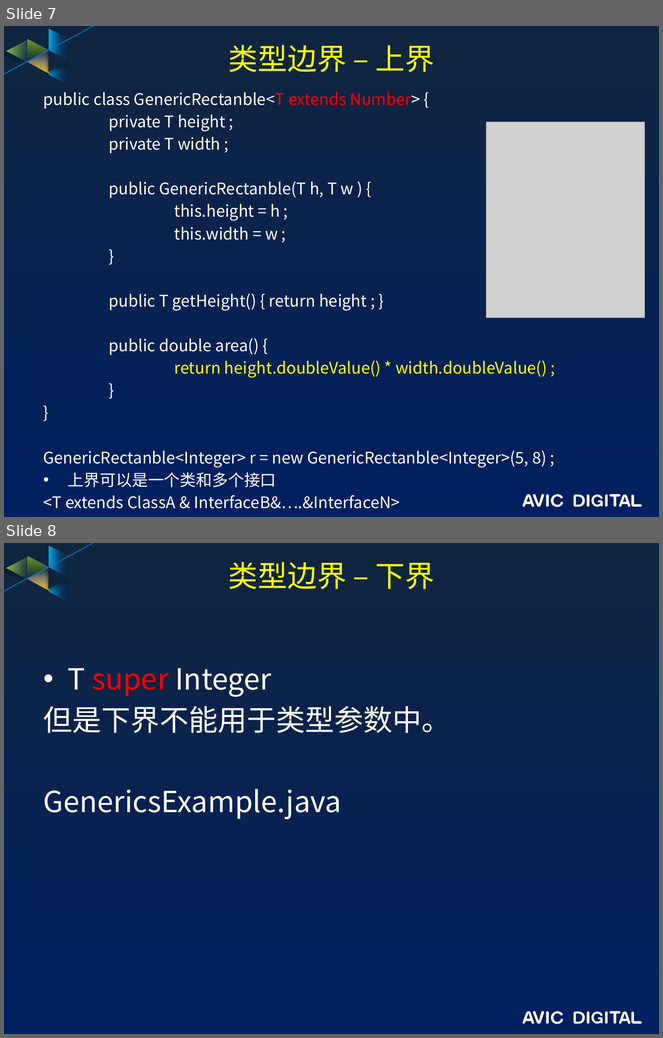
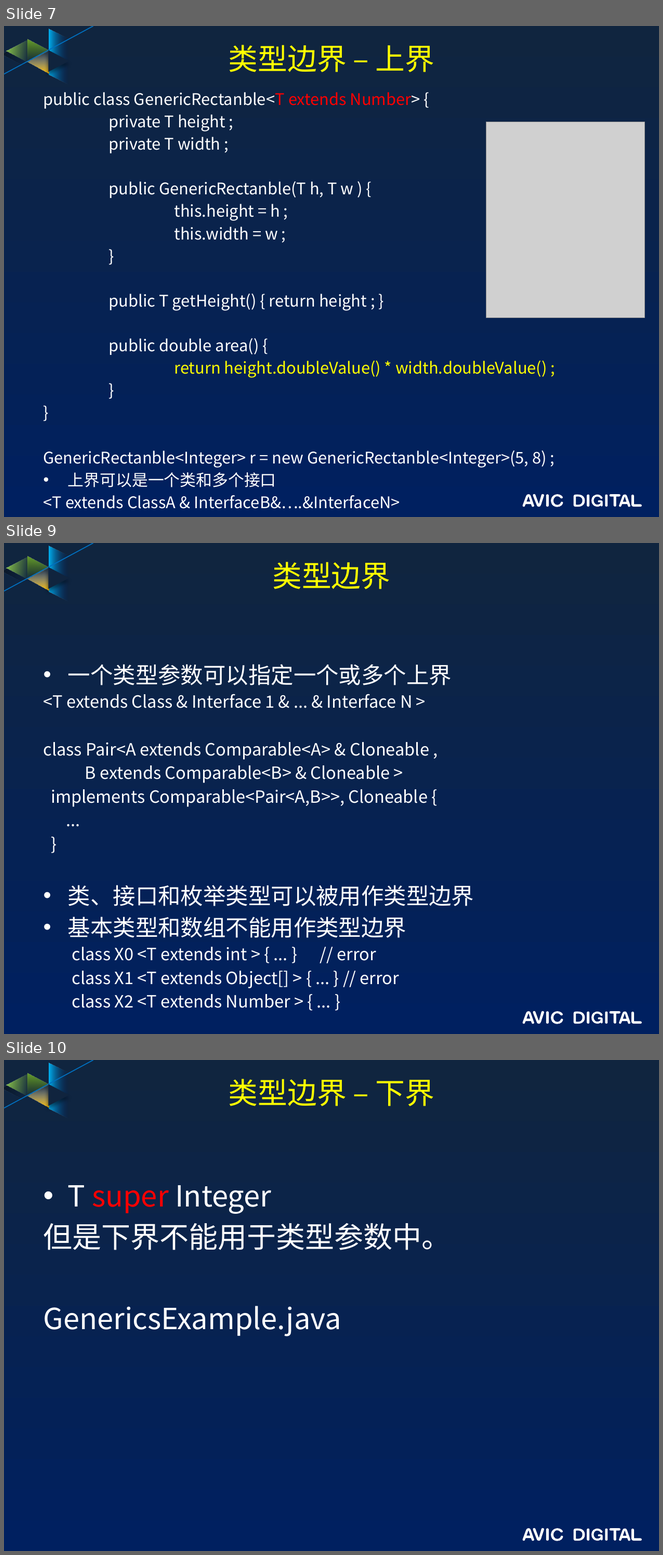
Before and after one commit to guofengzh/java-way, a slide deck: java/docs/06-java-泛型.pptx. Shown one above the other, each under a label of ours: slides 7 and 8 before the commit, slides 7, 9 and 10 after it; the slides between them are not shown. The pictures are 663x1038 and 663x1555 pixels, drawn with LibreOffice and Linux fonts; fonts in the diff are those of the drawing; grey boxes stand for pictures; background and template pictures are left out. Boxes give left, top, right and bottom in pixels: in the first picture for what was removed or moved away, otherwise in the second. Text is boxed around its words. In the diff, an @@ line names an element or a change of style, - is before the commit and + after.

```diff
--- a/java/docs/06-java-泛型.pptx
+++ b/java/docs/06-java-泛型.pptx
@@ slide 9 added at (4,543,659,1034), background gradient #10253F to #002060; not listed: 17 template elements that a slide beside it also shows @@
@@ title added at (273,562,391,589), 32.4 pt, text #FFFF00 @@
+类型边界
@@ text added at (44,664,475,989), 18.6 pt, text #FFFFFF @@
+• 一个类型参数可以指定一个或多个上界
+<T extends Class & Interface 1 & ... & Interface N >
+class Pair<A extends Comparable<A> & Cloneable ,
+B extends Comparable<B> & Cloneable >
+implements Comparable<Pair<A,B>>, Cloneable {
+...
+}
+• 类、接口和枚举类型可以被用作类型边界
+• 基本类型和数组不能用作类型边界
+  class X0 <T extends int > { ... } // error
+  class X1 <T extends Object[] > { ... } // error
+  class X2 <T extends Number > { ... }
@@ what was slide 8 is now slide 10 @@
```
Also in this commit, not shown: 1 other slide added, 2 other files.
